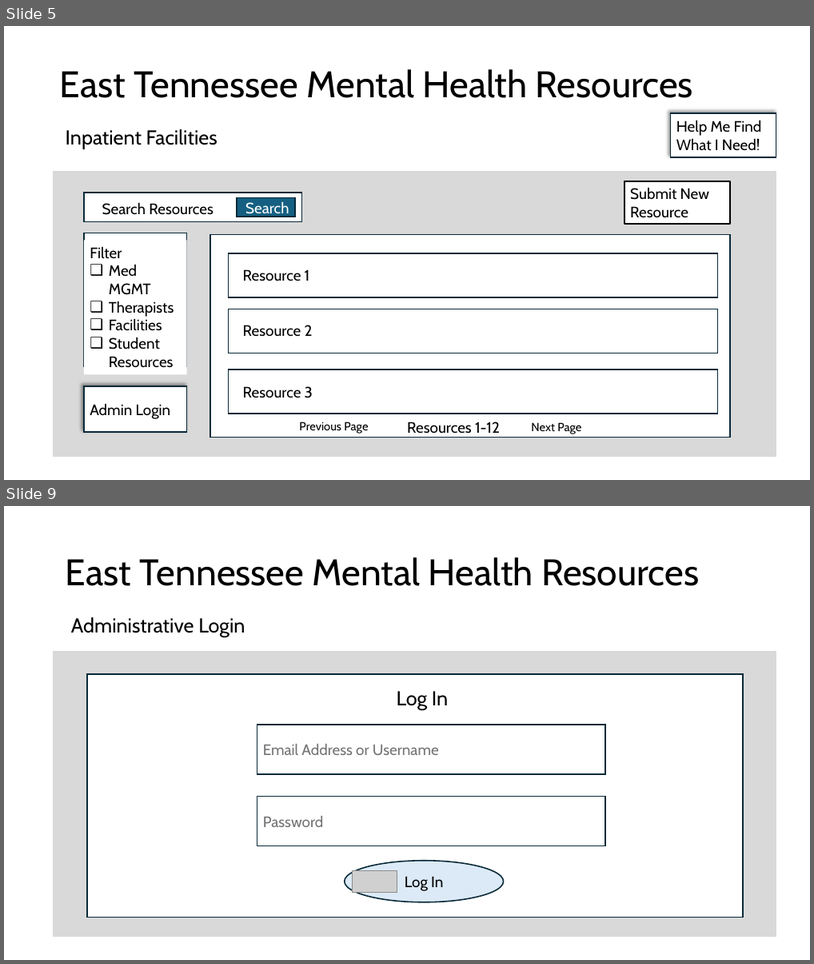
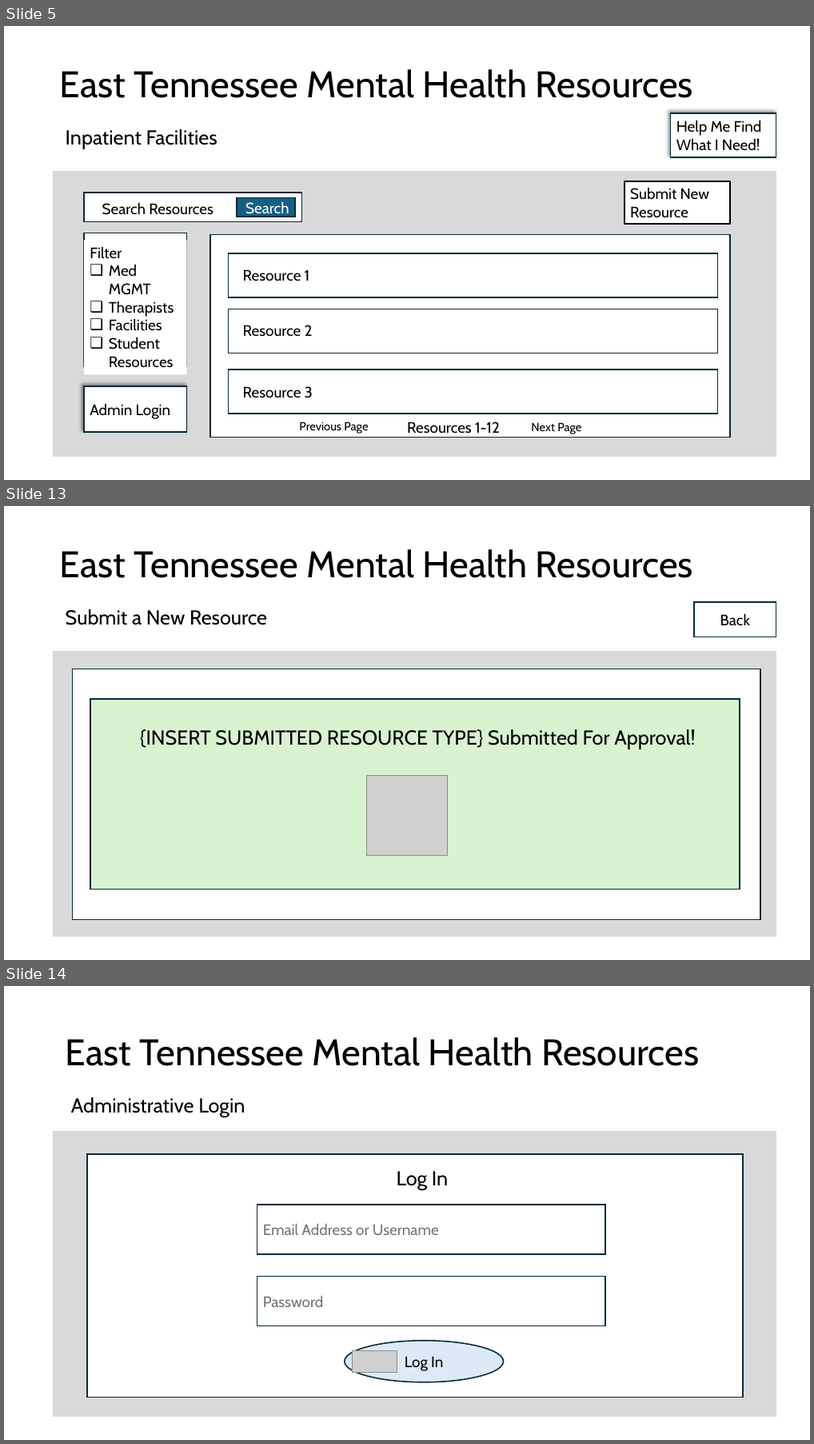
Before and after one commit to ReislerJ/East_TN_MH_Resources, a slide deck: Mock Slides.pptx. Shown one above the other, each under a label of ours: slides 5 and 9 before the commit, slides 5, 13 and 14 after it; the slides between them are not shown. The pictures are 814x964 and 814x1444 pixels, drawn with LibreOffice and Linux fonts; fonts in the diff are those of the drawing; grey boxes stand for pictures; background and template pictures are left out. Boxes give left, top, right and bottom in pixels: in the first picture for what was removed or moved away, otherwise in the second. Text is boxed around its words. In the diff, an @@ line names an element or a change of style, - is before the commit and + after.

```diff
--- a/Mock Slides.pptx
+++ b/Mock Slides.pptx
@@ slide 13 added at [4,506,810,960], background picture (left out) @@
@@ title added at [60,549,694,578], 44 pt, text #000000 @@
+East Tennessee Mental Health Resources
@@ rectangle added at [694,601,777,636], fill #FFFFFF, outline #092A39 1.5 pt, 18 pt, text #000000 @@
+Back
@@ text added at [66,609,267,625], 24 pt, text #000000 @@
+Submit a New Resource
@@ rectangle added at [54,652,777,936], fill #D9D9D9, outline #D9D9D9 1.5 pt @@
@@ rectangle added at [72,668,761,919], fill #FFFFFF, outline #092A39 1.5 pt @@
@@ rectangle added at [90,699,740,889], fill #D9F2D0, outline #092A39 1.5 pt @@
@@ text added at [140,729,695,749], 24 pt, text #000000 @@
+{INSERT SUBMITTED RESOURCE TYPE} Submitted For Approval!
@@ picture added at [367,776,447,856] @@
@@ what was slide 9 is now slide 14 @@
```
Also in this commit, not shown: 4 slides changed, 6 other slides added, 3 other files.
